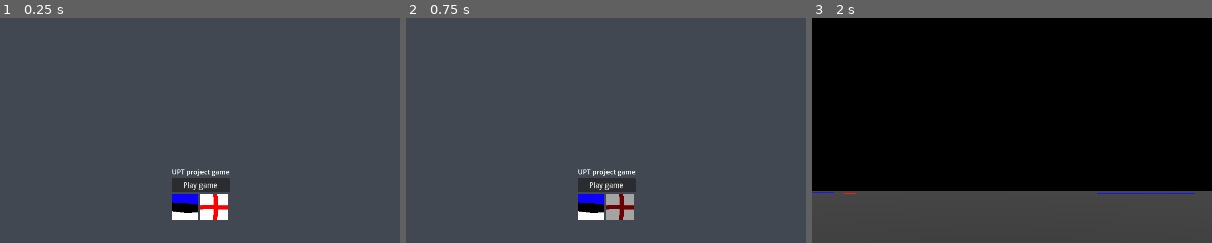
Above: before the commit, frames 1-3 (left to right).
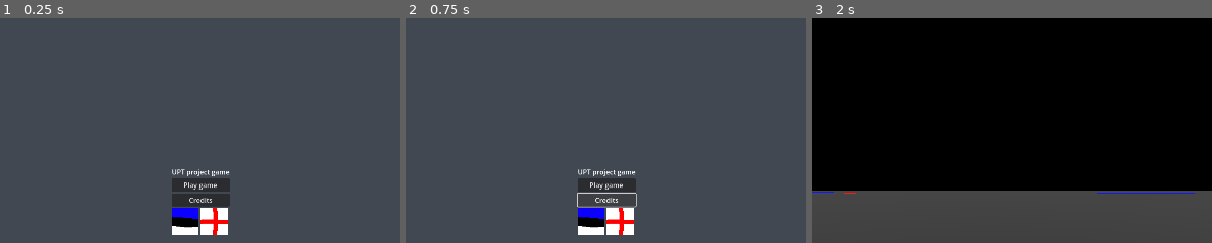
Above: after the commit, the same moments.

Repository: Tinigame/UPT-game-project
Game: Godot game, scene res://Scenes/world.tscn
The game is run twice, just before and just after one commit, with the same random seed, the same clock (stepped at 60 frames per second) and the same inputs.
Inputs (mouse positions are % of the whole screen's width and height, from its top left):
- Up to frame 1 (0.25 s): no input
- Up to frame 2 (0.75 s): click (50, 53) at 0.5 s, where only the run after the commit has a clickable "Credits"
- Up to frame 3 (2 s): click "Play game" at 1.25 s
The pictures show only the part of the screen within x 25-75%, y 12-62%; the shares and areas given below are measured in that part.

The runs differ from the first frame. In frame 1, 2.2% of the frame differs, in the area x 43-58%, y 78-97%; in frame 2, 2.6%, in the area x 42-58%, y 77-97%; in frame 3, nothing differs.

Commit message:
Update main_menu.tscn

Diff:
--- a/Scenes/main_menu.tscn
+++ b/Scenes/main_menu.tscn
@@ -45,10 +45,9 @@
 text = "Play game"
 script = ExtResource("1_28flt")
 
-[node name="Tutorialbutton" type="Button" parent="CanvasLayer/VBoxContainer"]
-visible = false
+[node name="Creditsbutton" type="Button" parent="CanvasLayer/VBoxContainer"]
 layout_mode = 2
-text = "Tutorial"
+text = "Credits"
 
 [node name="HBoxContainer" type="HBoxContainer" parent="CanvasLayer/VBoxContainer"]
 layout_mode = 2
